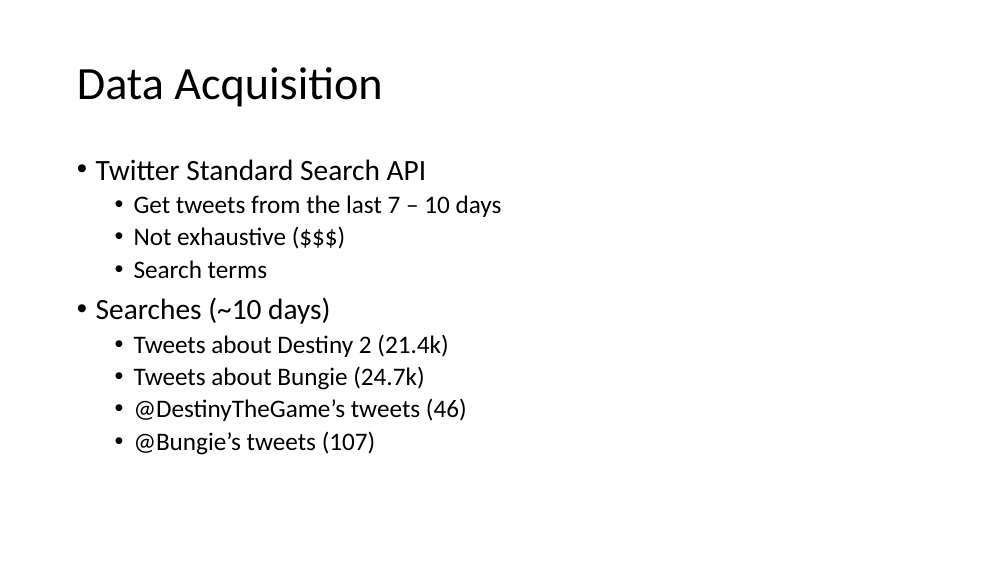
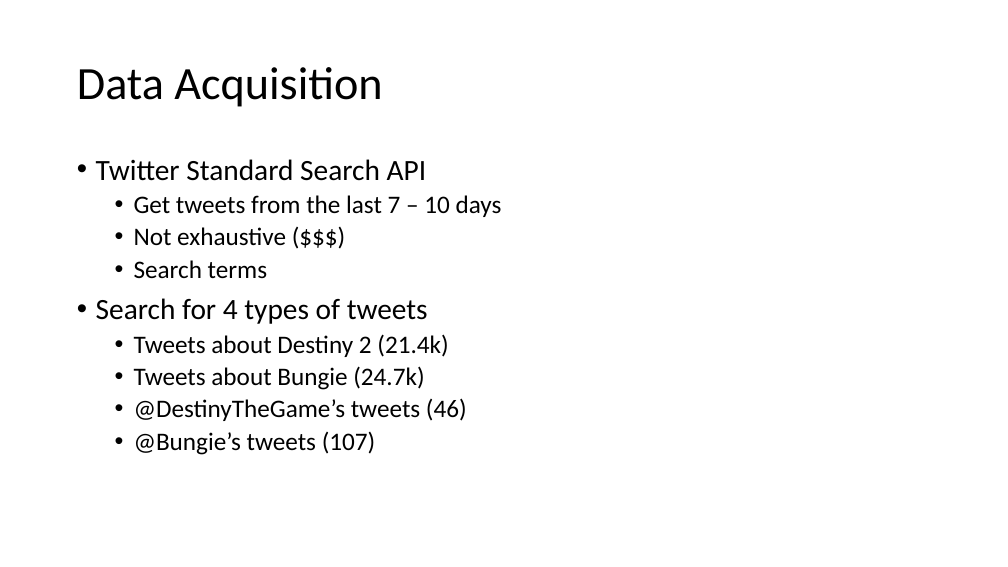
Before and after one commit to salvis2/SpringboardAlvis, a slide deck: slide 7 of capstone_project_2/reports/capstone_project_2_presentation.pptx. Drawn at 1008x567 pixels with LibreOffice and Linux fonts; fonts in the diff are those of the drawing. Boxes give left, top, right and bottom in pixels: in the first picture for what was removed or moved away, otherwise in the second. Text is boxed around its words. In the diff, an @@ line names an element or a change of style, - is before the commit and + after.

```diff
--- a/capstone_project_2/reports/capstone_project_2_presentation.pptx
+++ b/capstone_project_2/reports/capstone_project_2_presentation.pptx
@@ text at (x1=96, y1=298, x2=428, y2=324): text changed @@
-• Searches (~10 days)
+• Search for 4 types of tweets
```
Also in this commit, not shown: 7 other slides changed, 19 slides added, 1 other file.
